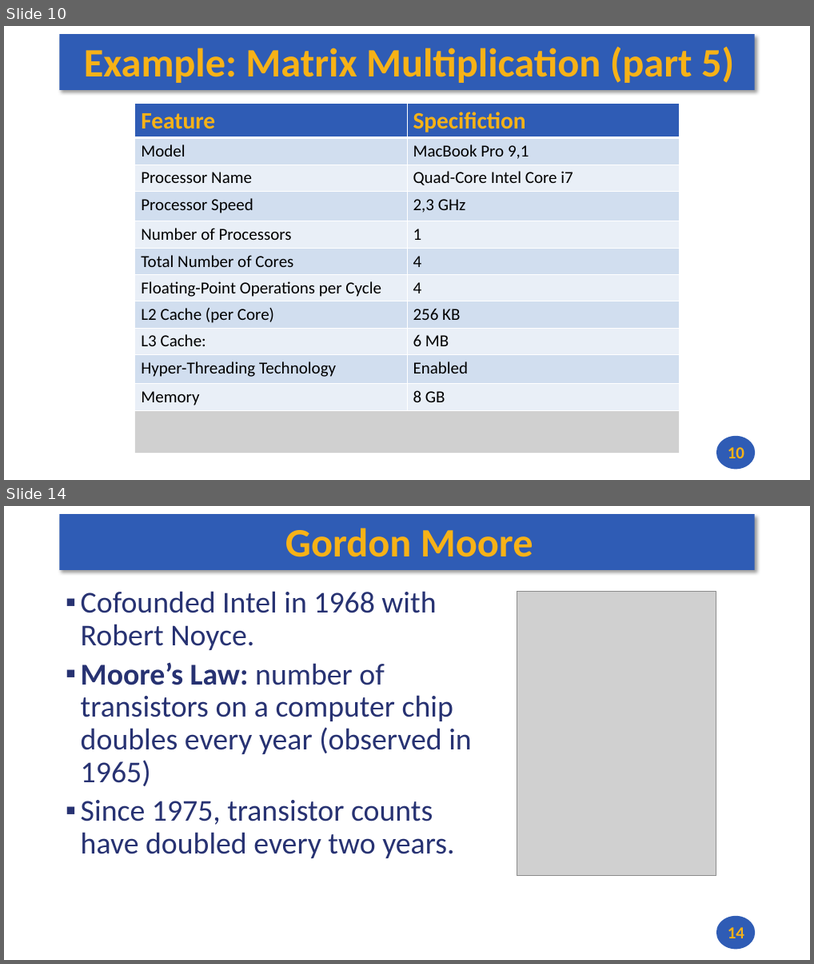
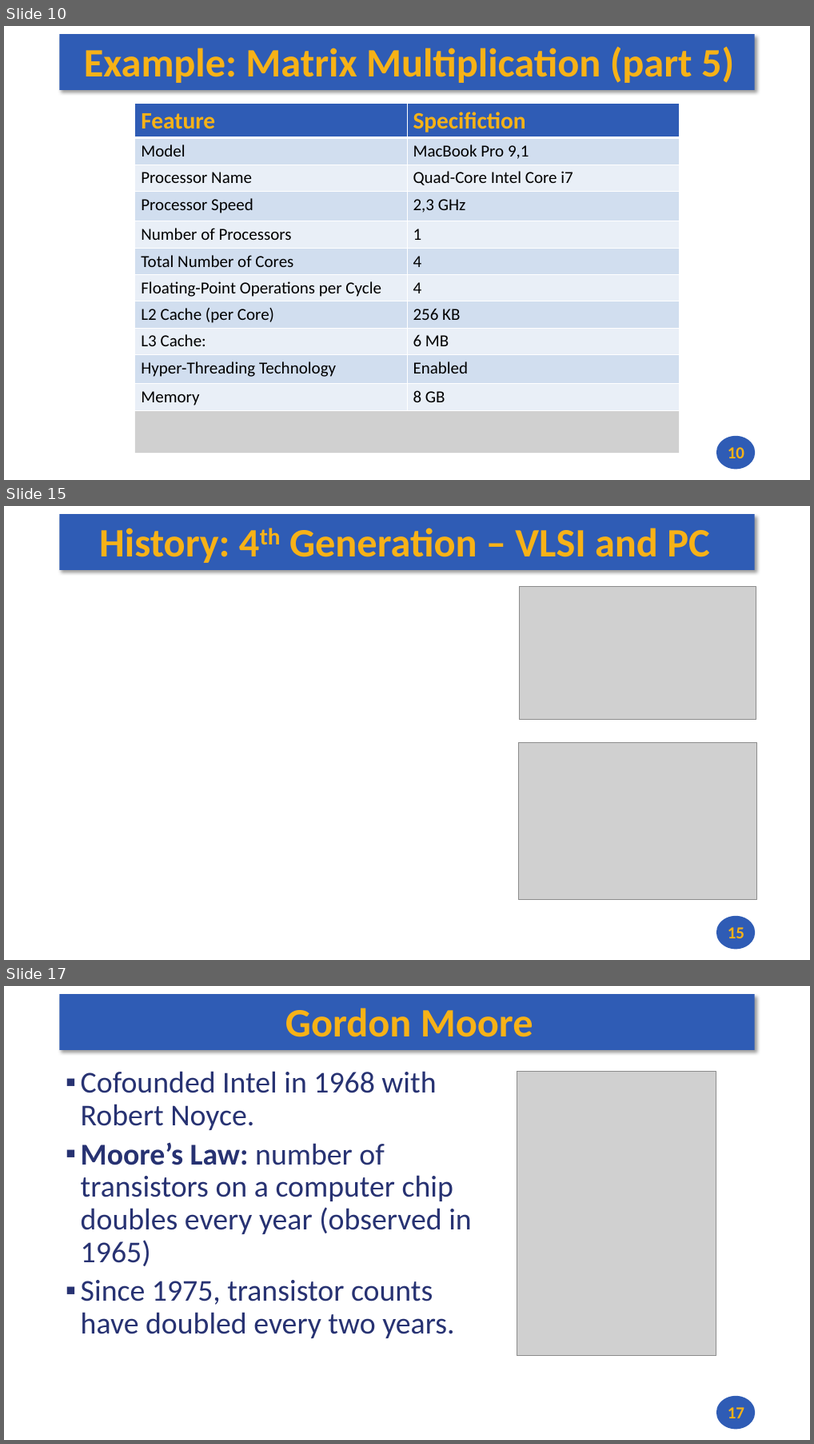
Before and after one commit to andrewt0301/hse-acos-course, a slide deck: docs/part1ca/01_Introduction/CA_Lecture_01.pptx. Shown one above the other, each under a label of ours: slides 10 and 14 before the commit, slides 10, 15 and 17 after it; the slides between them are not shown. The pictures are 814x964 and 814x1444 pixels, drawn with LibreOffice and Linux fonts; fonts in the diff are those of the drawing; grey boxes stand for pictures. Boxes give left, top, right and bottom in pixels: in the first picture for what was removed or moved away, otherwise in the second. Text is boxed around its words. In the diff, an @@ line names an element or a change of style, - is before the commit and + after.

```diff
--- a/docs/part1ca/01_Introduction/CA_Lecture_01.pptx
+++ b/docs/part1ca/01_Introduction/CA_Lecture_01.pptx
@@ slide 15 added at (4, 506, 810, 960), background #FFFFFF; not listed: 2 template elements that a slide beside it also shows @@
@@ title added at (99, 528, 710, 563), 48 pt, text #F7B217, bold @@
+History: 4th Generation – VLSI and PC
@@ picture added at (520, 586, 757, 719) @@
@@ picture added at (519, 743, 758, 900) @@
@@ page number added at (728, 927, 745, 938), 20 pt, text #F7B217, bold @@
+15
@@ what was slide 14 is now slide 17 @@
@@ page number at (728, 1407, 745, 1418): text changed @@
-14
+17
```
Also in this commit, not shown: 7 slides changed, 2 other slides added, 1 other file.
